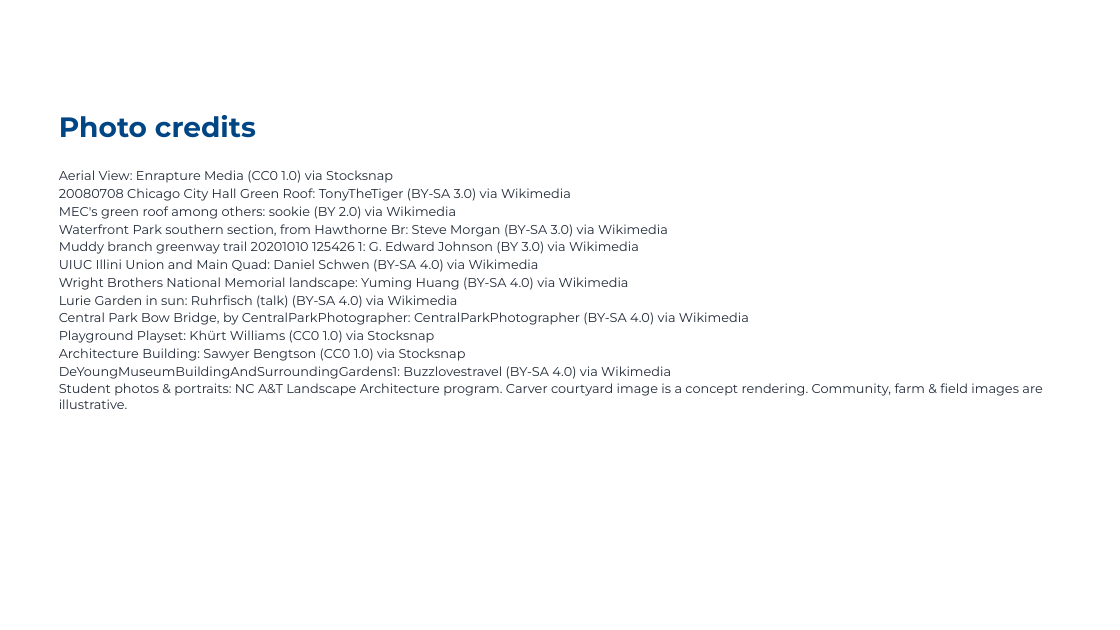
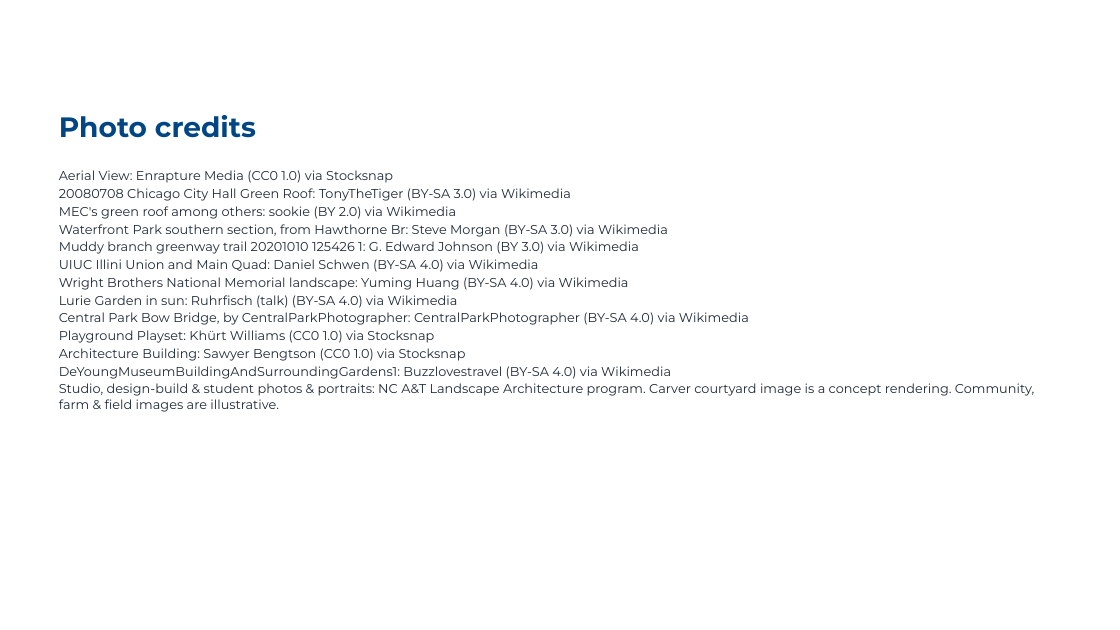
Before and after one commit to ncatlandarch-droid/ncat-landreth-farm-expansion, a slide deck: slide 18 of recruiting/NCAT_Landscape_Architecture_Recruiting.pptx. Drawn at 1120x630 pixels with LibreOffice and Linux fonts; fonts in the diff are those of the drawing; background and template pictures are left out. Boxes give left, top, right and bottom in pixels: in the first picture for what was removed or moved away, otherwise in the second. Text is boxed around its words. In the diff, an @@ line names an element or a change of style, - is before the commit and + after.

```diff
--- a/recruiting/NCAT_Landscape_Architecture_Recruiting.pptx
+++ b/recruiting/NCAT_Landscape_Architecture_Recruiting.pptx
@@ text at [59,383,1034,412]: text changed @@
-Student photos & portraits: NC A&T Landscape Architecture program. Carver courtyard image is a concept rendering. Community, farm & field images are illustrative.
+Studio, design-build & student photos & portraits: NC A&T Landscape Architecture program. Carver courtyard image is a concept rendering. Community, farm & field images are illustrative.
```
Also in this commit, not shown: 1 slide added, 1 slide removed.
